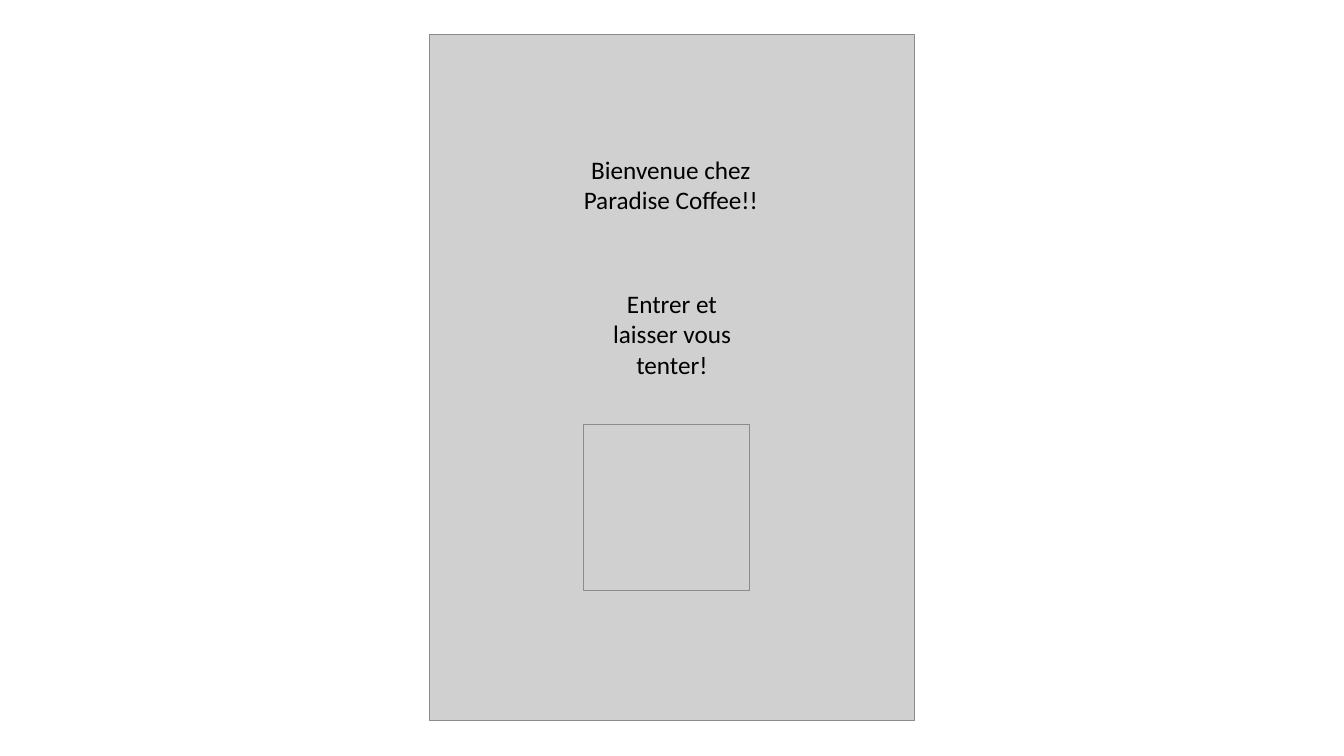
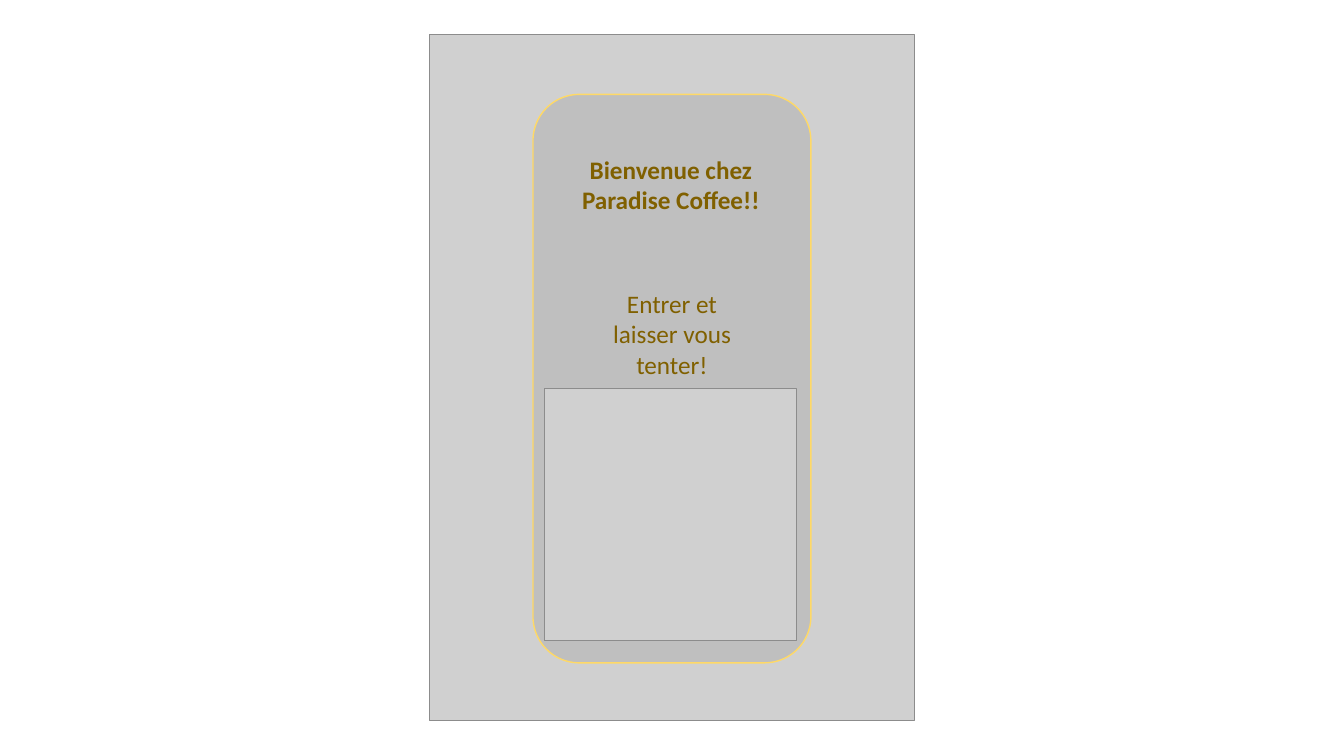
Before and after one commit to AudreyBclz/Groupe6, a slide deck: slide 1 of ProjetStage/maquette/maquetteStage.pptx. Drawn at 1344x756 pixels with LibreOffice and Linux fonts; fonts in the diff are those of the drawing; grey boxes stand for pictures. Boxes give left, top, right and bottom in pixels: in the first picture for what was removed or moved away, otherwise in the second. Text is boxed around its words. In the diff, an @@ line names an element or a change of style, - is before the commit and + after.

```diff
--- a/ProjetStage/maquette/maquetteStage.pptx
+++ b/ProjetStage/maquette/maquetteStage.pptx
@@ rounded rectangle added at <box>533,95,812,663</box>, fill #BFBFBF, outline #FFD966 1 pt @@
@@ text "Bienvenue chez Paradise Coffee!!" at <box>582,161,759,209</box>: text colour #000000 to #806000, bold on @@
@@ text "Entrer et laisser vous tenter!" at <box>613,297,731,374</box>: text colour #000000 to #806000 @@
@@ picture added at <box>545,388,798,640</box> @@
@@ picture removed at <box>584,424,750,591</box> @@
```
Also in this commit, not shown: 3 other slides changed, 13 slides added.
